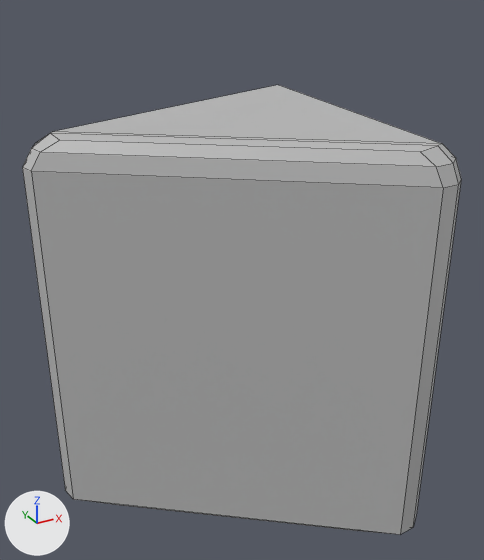
Two versions of the FBX model Project/RogueLike-SmoothBrain/Assets/SampleSceneAssets/Art/Meshs/MERCHANT ROOM/PROPS/FOODS/CHEESE/MESH_BlueCheese.fbx, one commit apart.
Rendered twice from a camera (50 mm lens) standing at (-0.00172, -0.00295, 0.00243) and looking at (-0.00025, -0.00028, 0.0011). Arrows for +X, +Y and +Z are at lower left; the lights stay in place. Mesh edges are drawn as thin lines. Where no turn or scale is listed for an object, it has been applied to the vertices.

Objects in the first picture: 'MESH_BlueCheese'.
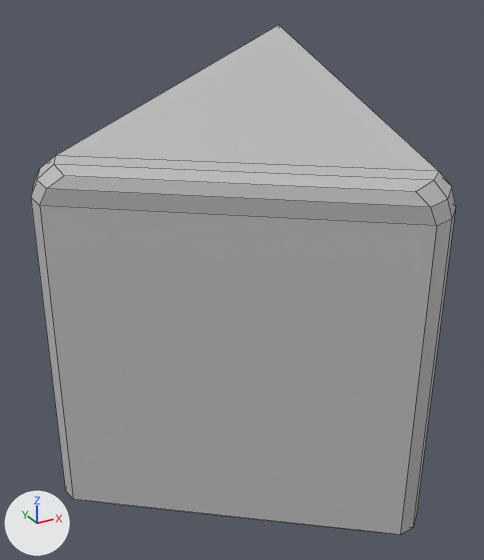
Boxes (x1, y1, x2, y2) around the edits, measured in the pictures (484 x 560 px):
'MESH_BlueCheese', reshaped (13% taller)
    before: (22, 85, 461, 535)
    after: (31, 25, 456, 535)

The change, as a diff of the scene's bpy script:
```diff
--- a/Project/RogueLike-SmoothBrain/Assets/SampleSceneAssets/Art/Meshs/MERCHANT ROOM/PROPS/FOODS/CHEESE/MESH_BlueCheese.fbx.py
+++ b/Project/RogueLike-SmoothBrain/Assets/SampleSceneAssets/Art/Meshs/MERCHANT ROOM/PROPS/FOODS/CHEESE/MESH_BlueCheese.fbx.py
@@ me_mesh @@
 me_mesh.from_pydata(...)  # 35 vertices, 34 faces; spans x -0.00121..0.00057, y -0.00123..0.00075, z -0.00001..0.00189
 # used by ob_mesh_bluecheese; location = (0.0, 0.0, 0.0)
+# me_mesh part 1: all 21 vertices in x -0.00121..0.00057, y -0.00123..0.00075, z 0.00176..0.00189 are multiplied about their middle by the matrix ((0.985, -0.02, -0.17), (-0.02, 0.973, -0.231), (0.17, 0.231, 0.958))
 me_mesh.materials.append(mat_mat_bluecheese)
```
